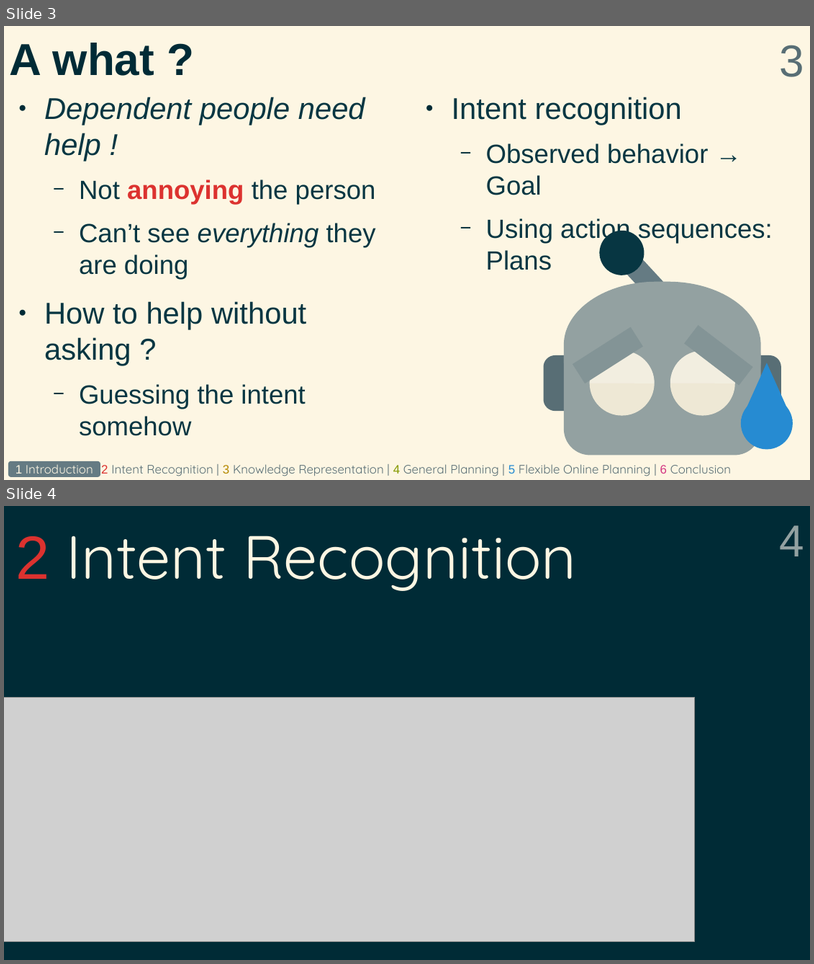
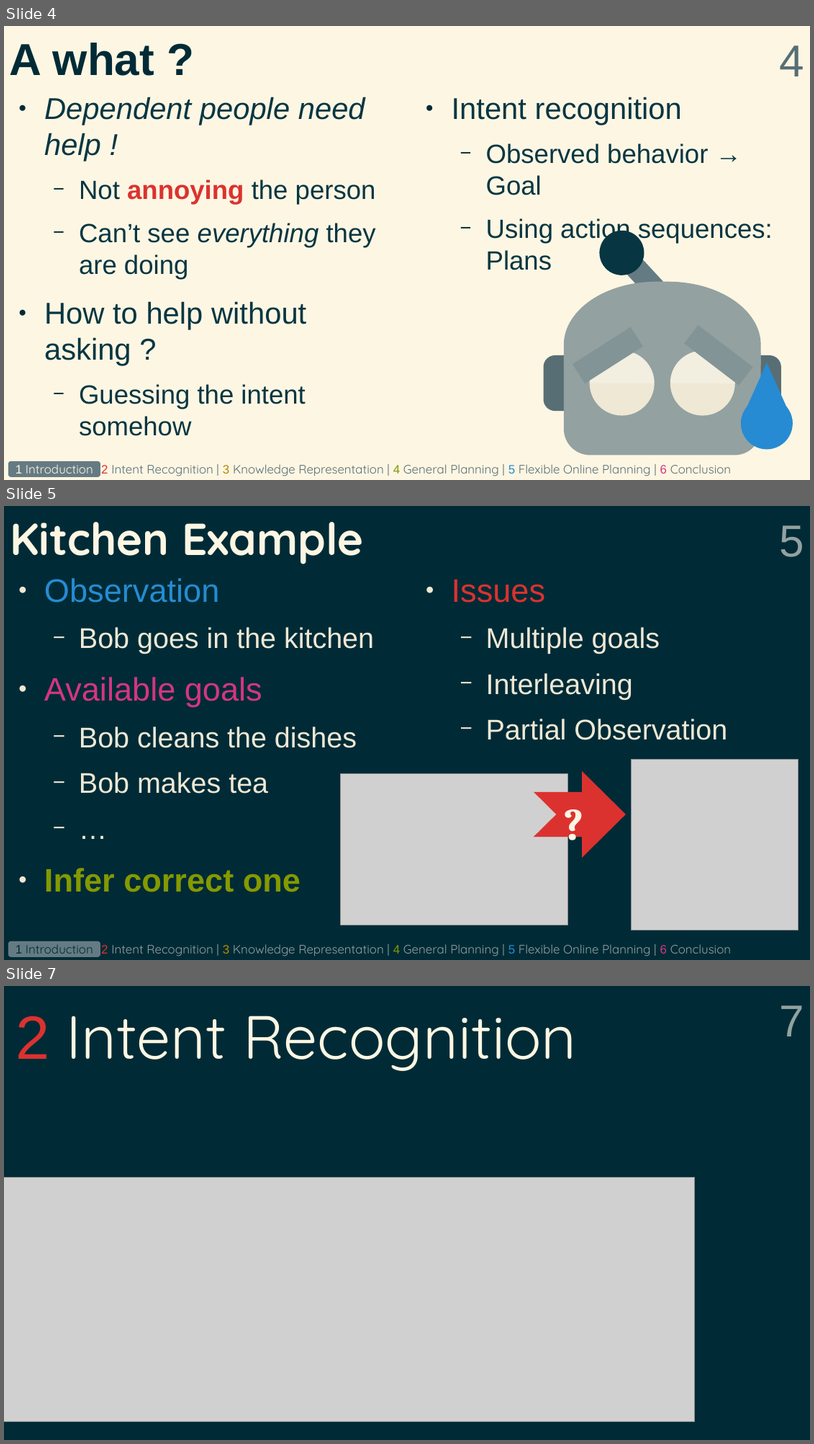
Before and after one commit to grea09/gennio, a slide deck: doc/defense.odp. Shown one above the other, each under a label of ours: slides 3 and 4 before the commit, slides 4, 5 and 7 after it; the slides between them are not shown. The pictures are 814x964 and 814x1444 pixels, drawn with LibreOffice and Linux fonts; fonts in the diff are those of the drawing; grey boxes stand for pictures. Boxes give left, top, right and bottom in pixels: in the first picture for what was removed or moved away, otherwise in the second. Text is boxed around its words. In the diff, an @@ line names an element or a change of style, - is before the commit and + after.

Commit message:
Defense corrections

```diff
--- a/doc/defense.odp
+++ b/doc/defense.odp
@@ slide 5 added at (4, 506, 810, 960), background #002B36 @@
@@ title added at (10, 522, 363, 564), 44 pt, text #FDF6E3, bold @@
+Kitchen Example
@@ page number added at (779, 525, 805, 557), 44 pt, text #93A1A1 @@
+5
@@ text added at (44, 578, 374, 892), 28 pt, text #EEE8D5 @@
+● Observation
+  − Bob goes in the kitchen
+● Available goals
+  − Bob cleans the dishes
+  − Bob makes tea
+  − …
+● Infer correct one
@@ text added at (452, 579, 728, 740), 28 pt, text #EEE8D5 @@
+● Issues
+  − Multiple goals
+  − Interleaving
+  − Partial Observation
@@ picture added at (632, 759, 799, 929) @@
@@ picture added at (342, 774, 569, 924) @@
@@ freeform shape added at (534, 771, 626, 857), fill #DC322F, 44 pt, text #FDF6E3, bold @@
+?
@@ rounded rectangle added at (8, 941, 100, 957), fill #657B83, 12 pt, text #002B36 @@
+1 Introduction
@@ text added at (101, 944, 731, 956), 12 pt, text #93A1A1 @@
+1 Introduction | 2 Intent Recognition | 3 Knowledge Representation | 4 General Planning | 5 Flexible Online Planning | 6 Conclusion
@@ what was slide 3 is now slide 4 @@
@@ page number at (779, 45, 805, 76): text changed @@
-3
+4
@@ what was slide 4 is now slide 7 @@
@@ page number at (779, 1005, 805, 1036): text changed @@
-4
+7
```
Also in this commit, not shown: 5 slides changed, 2 other slides added, 2 slides removed, 2 other files.
